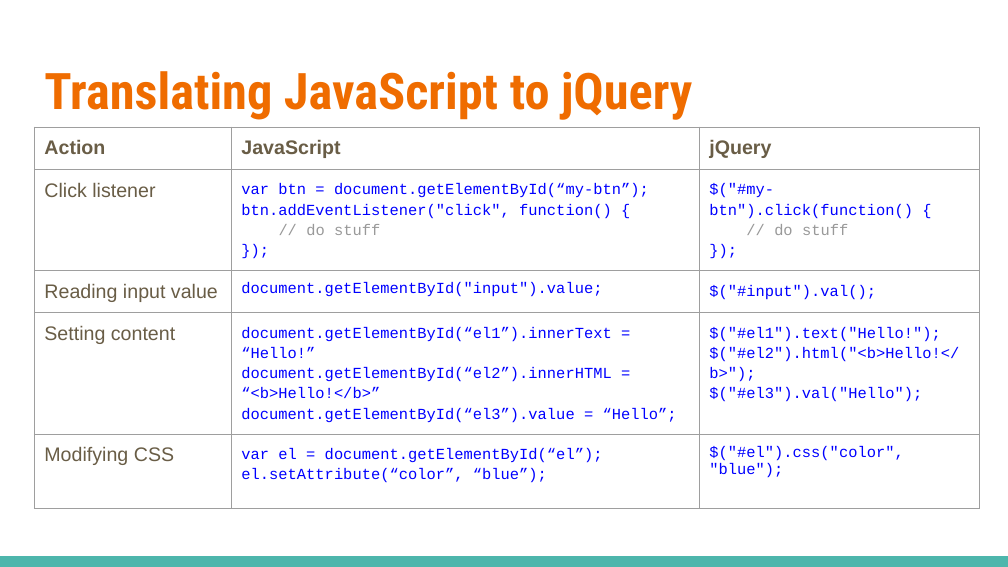
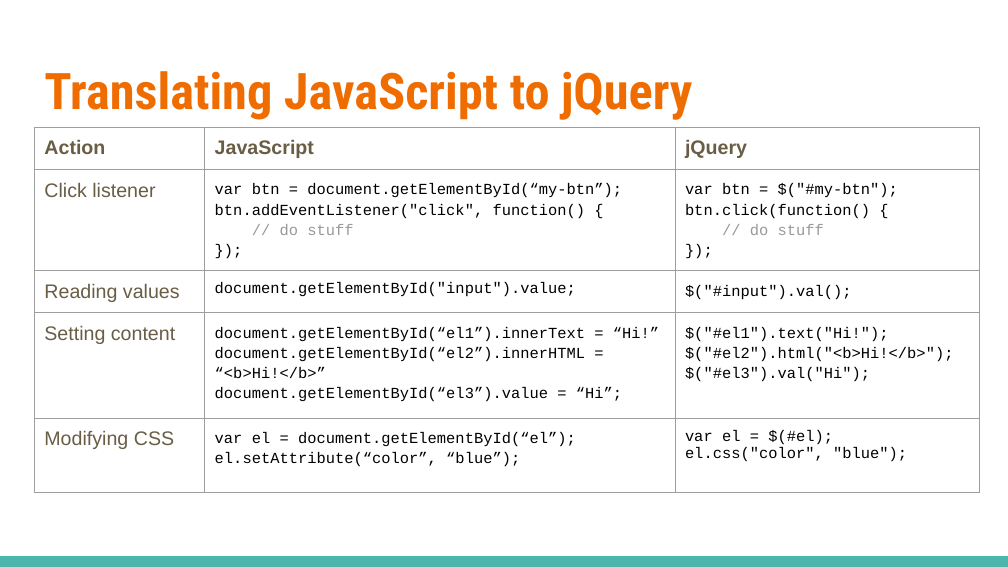
Before and after one commit to linkedin/high-school-trainee, a slide deck: slide 4 of Week_2/Lectures/2.4_JavaScript_jQuery_and_AJAX.pptx. Drawn at 1008x567 pixels with LibreOffice and Linux fonts; fonts in the diff are those of the drawing. Boxes give left, top, right and bottom in pixels: in the first picture for what was removed or moved away, otherwise in the second. Text is boxed around its words. In the diff, an @@ line names an element or a change of style, - is before the commit and + after.

```diff
--- a/Week_2/Lectures/2.4_JavaScript_jQuery_and_AJAX.pptx
+++ b/Week_2/Lectures/2.4_JavaScript_jQuery_and_AJAX.pptx
@@ table at (34,127,980,471) @@
@@ row 2, column 3: "$("#my-btn").click(function() { // do stuff });" to "var btn = $("#my-btn"); btn.click(function() { // do stuff });" @@
-row 3, column 1: Reading input value
+row 3, column 1: Reading values
-row 4, column 2: document.getElementById(“el1”).innerText = “Hello!” document.getElementById(“el2”).innerHTML = “<b>Hello!</b>” / document.getElementById(“el3”).value = “Hello”;
+row 4, column 2: document.getElementById(“el1”).innerText = “Hi!” document.getElementById(“el2”).innerHTML = “<b>Hi!</b>” / document.getElementById(“el3”).value = “Hi”;
@@ row 4, column 3: "$("#el1").text("Hello!"); / $("#el2").html("<b>Hello!</b>"); / $("#el3").val("Hello");" to "$("#el1").text("Hi!"); / $("#el2").html("<b>Hi!</b>"); / $("#el3").val("Hi");" @@
@@ row 5, column 3: "$("#el").css("color", "blue");" to "var el = $(#el); el.css("color", "blue");" @@
@@ text colour #0000FF to #000000 in "var btn = document.getElementById(“my-btn”); btn.addEventLis ...", "});", "document.getElementById("input").value;", "$("#input").val();" and 1 more places @@
```
Also in this commit, not shown: 9 other slides changed, 1 slide added, 16 other files.
